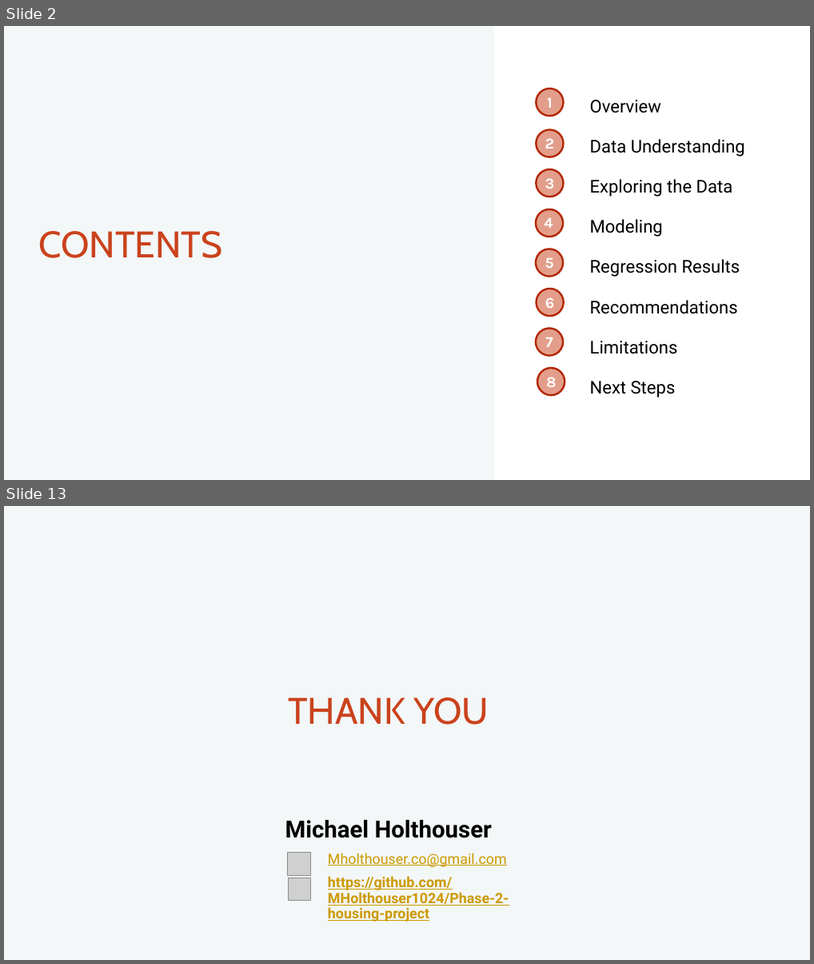
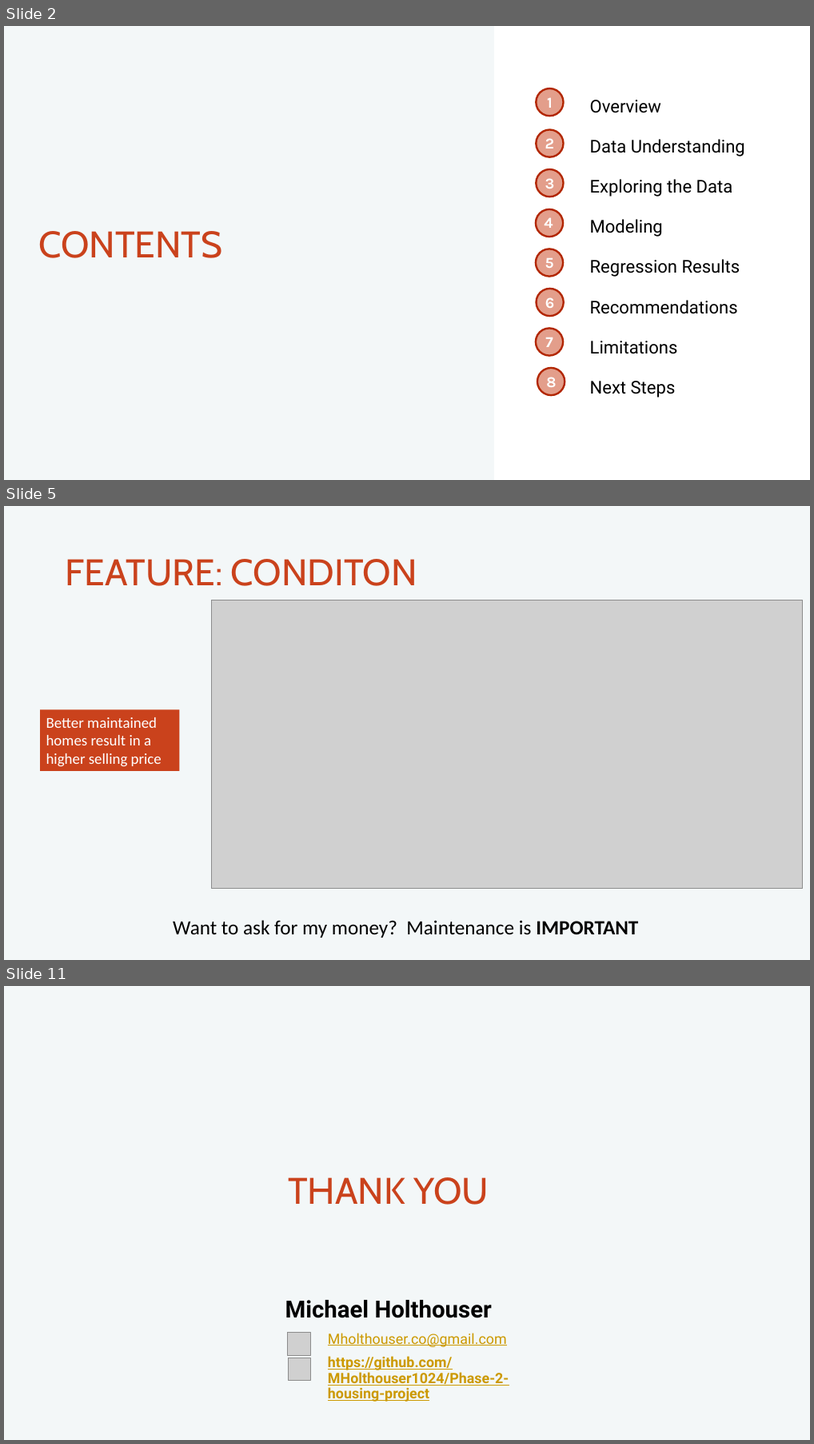
Before and after one commit to MHolthouser1024/Phase-2-housing-project, a slide deck: Presentation.pptx. Shown one above the other, each under a label of ours: slides 2 and 13 before the commit, slides 2, 5 and 11 after it; the slides between them are not shown. The pictures are 814x964 and 814x1444 pixels, drawn with LibreOffice and Linux fonts; fonts in the diff are those of the drawing; grey boxes stand for pictures. Boxes give left, top, right and bottom in pixels: in the first picture for what was removed or moved away, otherwise in the second. Text is boxed around its words. In the diff, an @@ line names an element or a change of style, - is before the commit and + after.

```diff
--- a/Presentation.pptx
+++ b/Presentation.pptx
@@ slide 5 added at <box>4,506,810,960</box>, background #F3F7F8 @@
@@ text added at <box>66,559,418,586</box>, 44 pt, text #CA421C @@
+FEATURE: CONDITON
@@ picture added at <box>211,600,803,888</box> @@
@@ rectangle added at <box>40,710,180,771</box>, fill #CA421C, 18 pt, text #FFFFFF @@
+Better maintained homes result in a higher selling price
@@ text added at <box>173,920,638,937</box>, 24 pt, text #000000 @@
+Want to ask for my money? Maintenance is IMPORTANT
@@ what was slide 13 is now slide 11 @@
```
Also in this commit, not shown: 4 slides changed, 3 other slides added, 6 slides removed.
